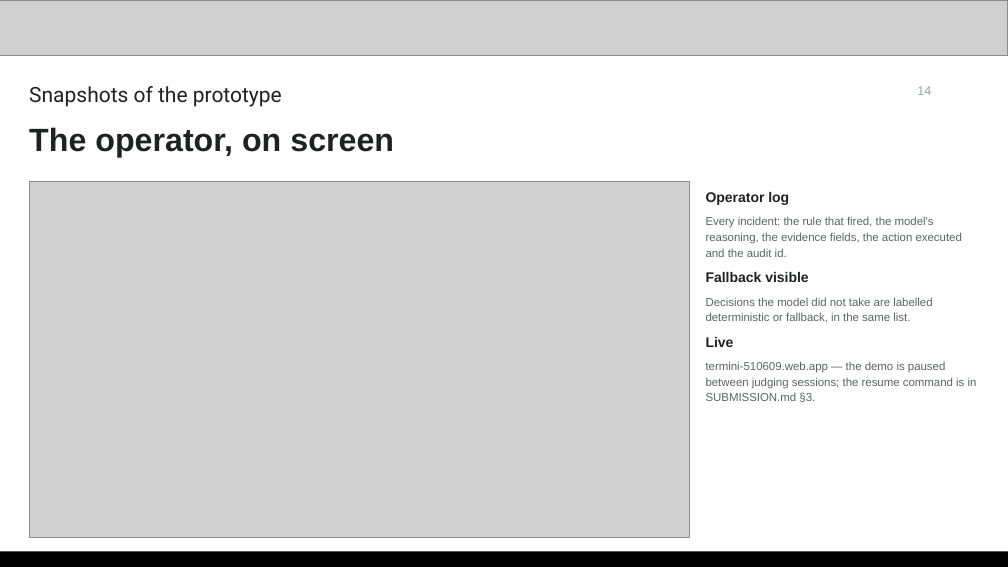
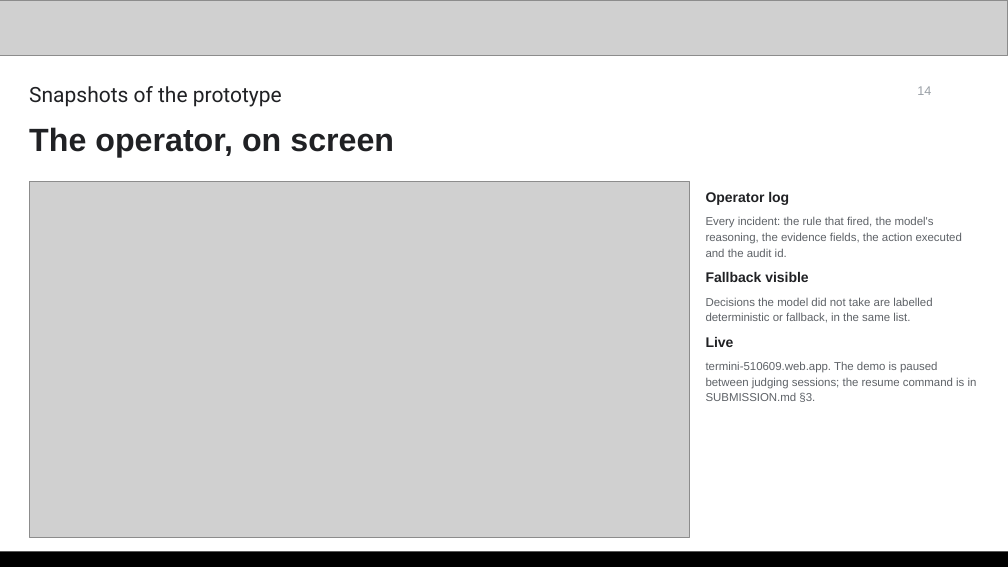
Before and after one commit to yanksyoon/termini, a slide deck: slide 14 of deck/v3/termini-deck-v3.pptx. Drawn at 1008x567 pixels with LibreOffice and Linux fonts; fonts in the diff are those of the drawing; grey boxes stand for pictures. Boxes give left, top, right and bottom in pixels: in the first picture for what was removed or moved away, otherwise in the second. Text is boxed around its words. In the diff, an @@ line names an element or a change of style, - is before the commit and + after.

Commit message:
t_deckv3-humanize docs: strip em dashes and AI-isms from the submission deck (#275)
Humanizer pass over the v3 pptx copy (blader/humanizer patterns).

Em dashes: 36 -> 0. Each one was rewritten in place rather than swapped for a
comma: periods where the dash was joining two statements, colons where it was
introducing a list or a definition, and full rewrites where the dash was
carrying a rhetorical contrast.

Negative parallelisms removed with them:
  'Governance is not the tax on the loop - it is what closes it'
    -> 'Governance is what makes the loop close.'
  'Local is not worse - it is the right level for most of the work'
    -> 'Local is the right level for most of the work.'
  'The claim is not nothing leaves - it is nothing C2 leaves'
    -> 'The claim is nothing C2 leaves, and everything that does is named...'
  'Not a breach of the model - a copy of every conversation'
    -> 'The model was never breached. A copy of every conversation sat open...'

Also: 'not a better policy, but a topology' dropped; 'not the answer to every task'
replaced with 'Most tasks do not need a frontier model'; the -ing tail on the loop
subtitle split into a second sentence; 'a biology graduate rather than a computer
scientist' rewritten as 'He studied biology, not computer science.' (fragment
kicker avoided).

No factual claim changed. Rebuilt the pptx and the PDF, re-rendered all 17 slides
and checked the ones whose text grew.

```diff
--- a/deck/v3/termini-deck-v3.pptx
+++ b/deck/v3/termini-deck-v3.pptx
@@ text at [706, 361, 977, 402]: text changed @@
-termini-510609.web.app — the demo is paused between judging sessions; the resume command is in SUBMISSION.md §3.
+termini-510609.web.app. The demo is paused between judging sessions; the resume command is in SUBMISSION.md §3.
```
Also in this commit, not shown: 15 other slides changed, 2 other files.
